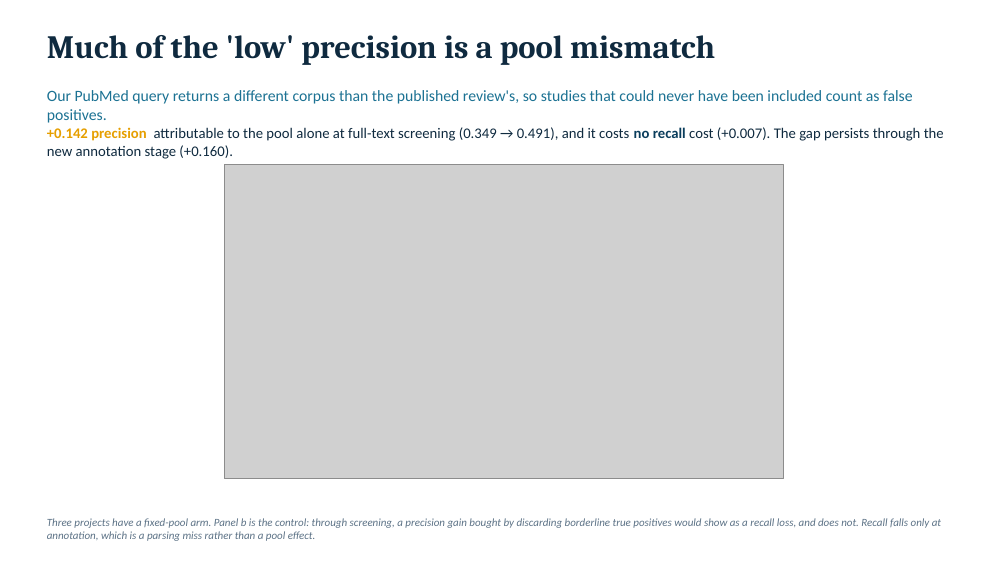
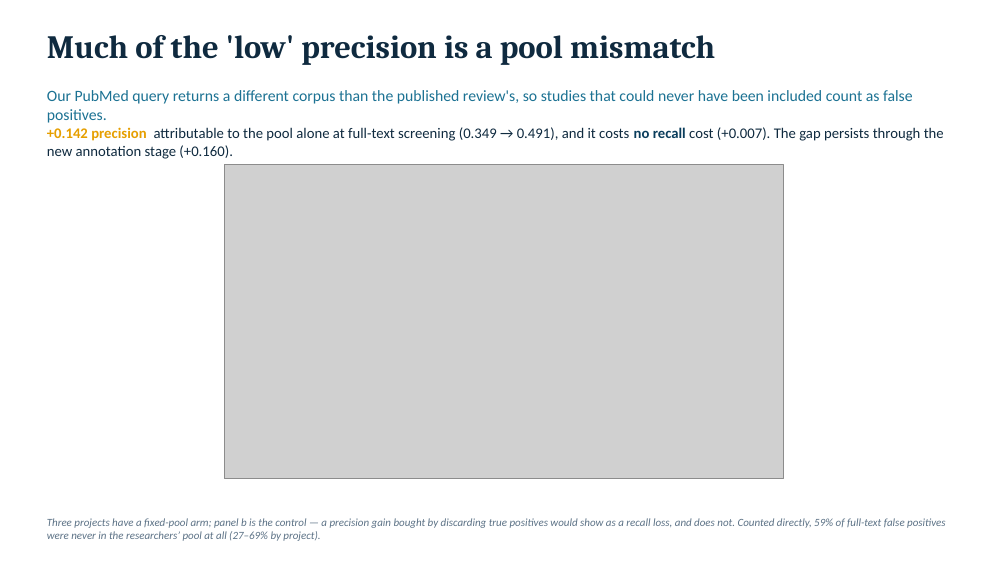
Before and after one commit to neurostuff/autonima-results, a slide deck: slide 5 of autonima_results_deck.pptx. Drawn at 1008x567 pixels with LibreOffice and Linux fonts; fonts in the diff are those of the drawing; grey boxes stand for pictures. Boxes give left, top, right and bottom in pixels: in the first picture for what was removed or moved away, otherwise in the second. Text is boxed around its words. In the diff, an @@ line names an element or a change of style, - is before the commit and + after.

```diff
--- a/autonima_results_deck.pptx
+++ b/autonima_results_deck.pptx
@@ text at [47, 518, 945, 541]: text changed @@
-Three projects have a fixed-pool arm. Panel b is the control: through screening, a precision gain bought by discarding borderline true positives would show as a recall loss, and does not. Recall falls only at annotation, which is a parsing miss rather than a pool effect.
+Three projects have a fixed-pool arm; panel b is the control — a precision gain bought by discarding true positives would show as a recall loss, and does not. Counted directly, 59% of full-text false positives were never in the researchers’ pool at all (27–69% by project).
```
Also in this commit, not shown: 1 other file.
